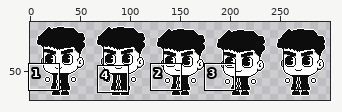
Sprite sheet, stored at Assets/Resources/Player/Sprites/Wizard/Spritesheets/w_left_idle.png. Above: a wide view before the commit, with the close-up outlined.
Close-up. Before:
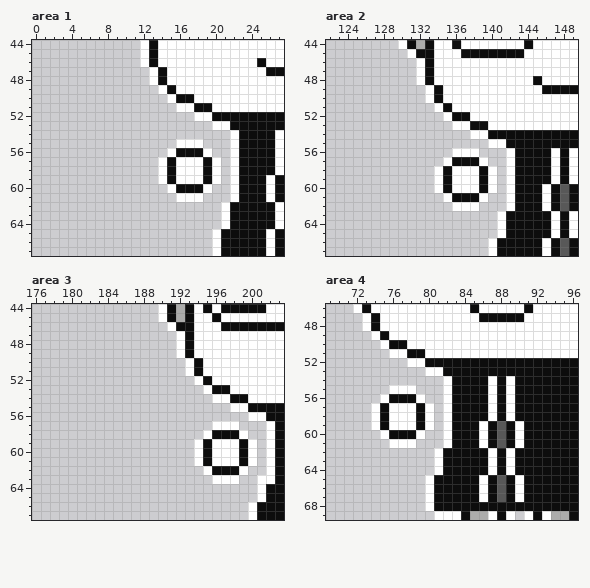
The file is 300x80 pixels. Shown: area 1: x 0..27, y 44..67; area 2: x 122..149, y 44..67; area 3: x 176..203, y 44..67; area 4: x 69..96, y 46..69. The wide view leaves out empty margins. The commit also changed other parts of the picture, which this record leaves out.
After the commit:
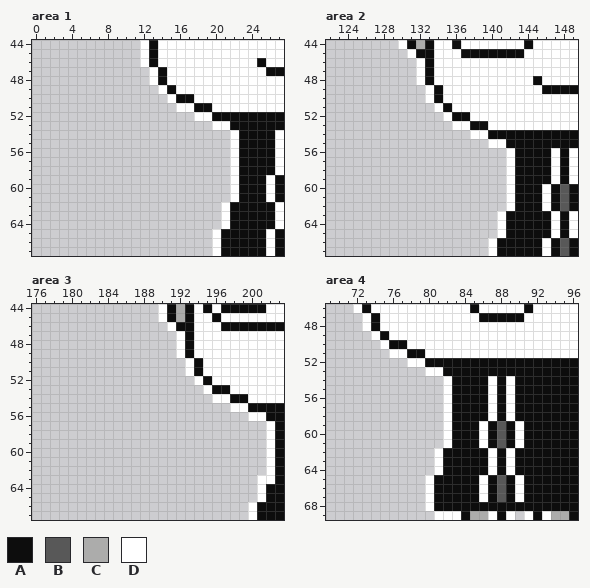
Palette (. is transparent): A #0d0d0d  B #585858  C #acacab  D #ffffff
Changes in this commit:
Changed rows in their new state; - is an unchanged pixel.
Area 1:
first column x 14:
55 --...--
56 -.....-
57 .......
58 .......
59 .......
60 -.....-
61 --...--
Area 2:
first column x 134:
56 --...--
57 -.....-
58 .......
59 .......
60 .......
61 -.....-
62 --...--
Area 3:
first column x 194:
57 --...--
58 -.....-
59 .......
60 .......
61 .......
62 -.....-
63 --...--
Area 4:
first column x 74:
55 --...--
56 -.....-
57 .......
58 .......
59 .......
60 -.....-
61 --...--
